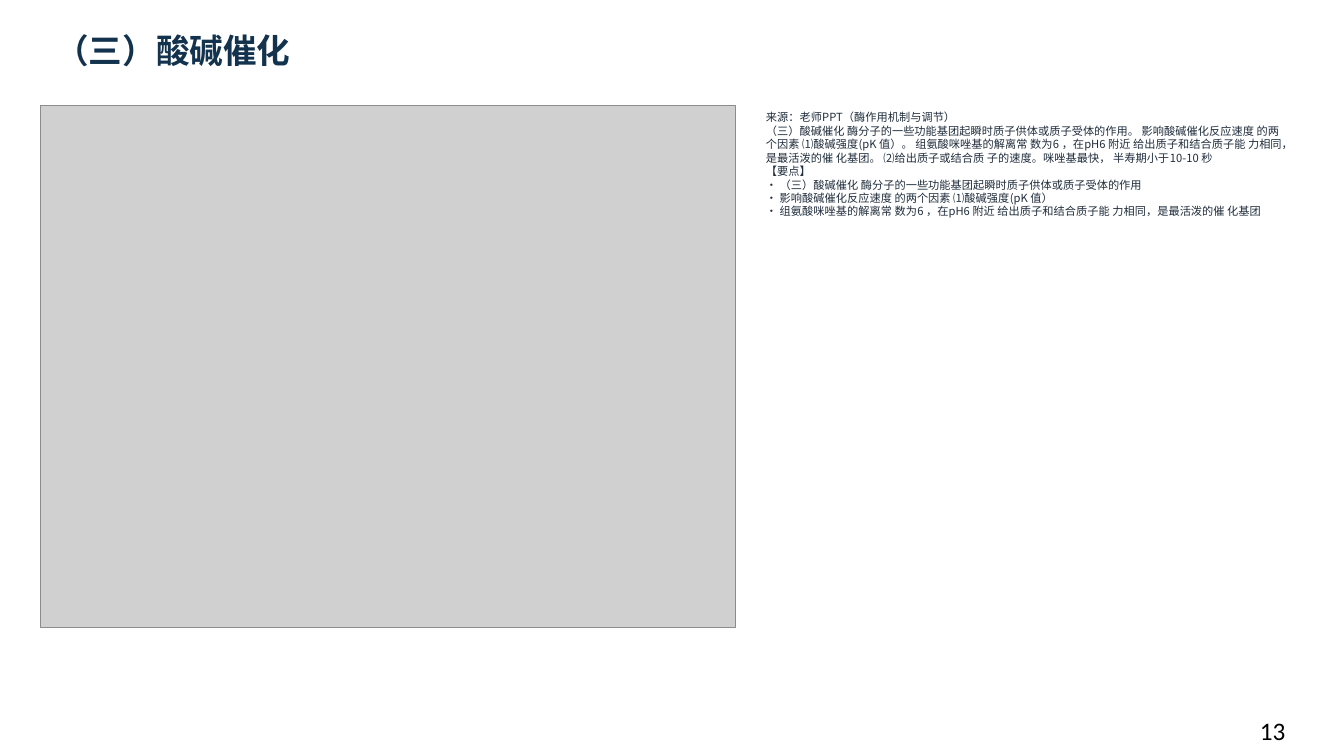
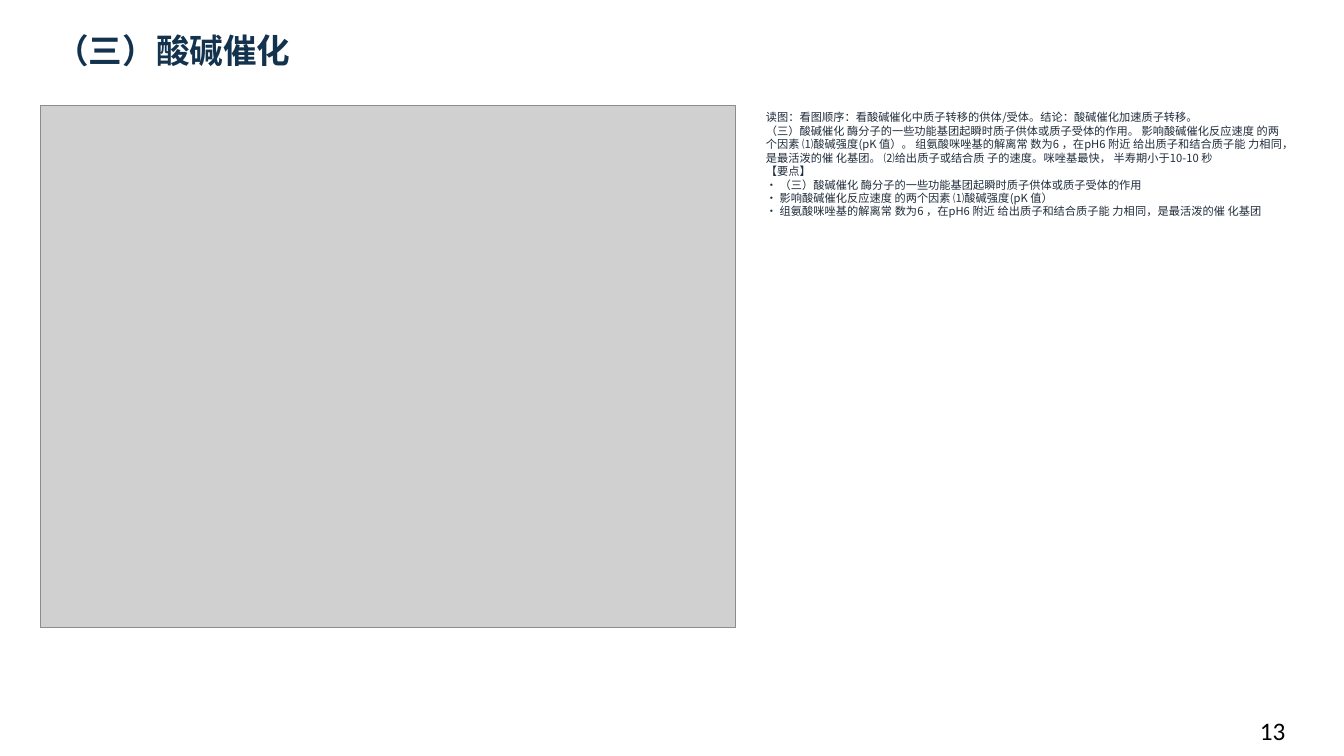
Before and after one commit to newkan-li/Biochemistry, a slide deck: slide 13 of downloads/bc08-ai-style.pptx. Drawn at 1344x756 pixels with LibreOffice and Linux fonts; fonts in the diff are those of the drawing; grey boxes stand for pictures. Boxes give left, top, right and bottom in pixels: in the first picture for what was removed or moved away, otherwise in the second. Text is boxed around its words. In the diff, an @@ line names an element or a change of style, - is before the commit and + after.

Commit message:
bc08补58页老师原页读图讲解:53页缺图注补齐,下载PPT同步;版本20261112cdn

```diff
--- a/downloads/bc08-ai-style.pptx
+++ b/downloads/bc08-ai-style.pptx
@@ text at box(766, 111, 1293, 218): text changed @@
-来源：老师PPT（酶作用机制与调节）
-（三）酸碱催化 酶分子的一些功能基团起瞬时质子供体或质子受体的作用。 影响酸碱催化反应速度 的两个因素 ⑴酸碱强度(pK 值）。 组氨酸咪唑基的解离常 数为6 ，在pH6 附近 给出质子和结合质子能 力相同，是最活泼的催 化基团。 ⑵给出质子或结合质 子的速度。咪唑基最快， 半寿期小于10-10 秒
-【要点】
-• （三）酸碱催化 酶分子的一些功能基团起瞬时质子供体或质子受体的作用
-• 影响酸碱催化反应速度 的两个因素 ⑴酸碱强度(pK 值）
-• 组氨酸咪唑基的解离常 数为6 ，在pH6 附近 给出质子和结合质子能 力相同，是最活泼的催 化基团
+读图：看图顺序：看酸碱催化中质子转移的供体/受体。结论：酸碱催化加速质子转移。
+（三）酸碱催化 酶分子的一些功能基团起瞬时质子供体或质子受体的作用。 影响酸碱催化反应速度 的两个因素 ⑴酸碱强度(pK 值）。 组氨酸咪唑基的解离常 数为6 ，在pH6 附近 给出质子和结合质子能 力相同，是最活泼的催 化基团。 ⑵给出质子或结合质 子的速度。咪唑基最快， 半寿期小于10-10 秒
+【要点】
+• （三）酸碱催化 酶分子的一些功能基团起瞬时质子供体或质子受体的作用
+• 影响酸碱催化反应速度 的两个因素 ⑴酸碱强度(pK 值）
+• 组氨酸咪唑基的解离常 数为6 ，在pH6 附近 给出质子和结合质子能 力相同，是最活泼的催 化基团
```
Also in this commit, not shown: 107 other slides changed, 6 other files.
